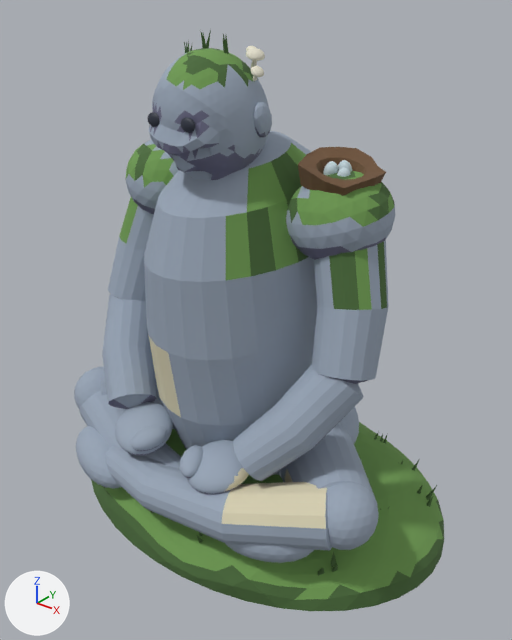
Two versions of the glTF model emmag-world/public/models/giant_lotus.glb, one commit apart.
Both versions are drawn from a 50 mm camera at (5.89, -7.33, 7.54) aimed at (0.14, -0.14, 3.08). Lighting does not change. The marker at lower left points along +X, +Y and +Z. The older version comes first. Vertices at exactly the same position are counted once.

In view in the first picture: 'SleepingGiant' and 2 more.
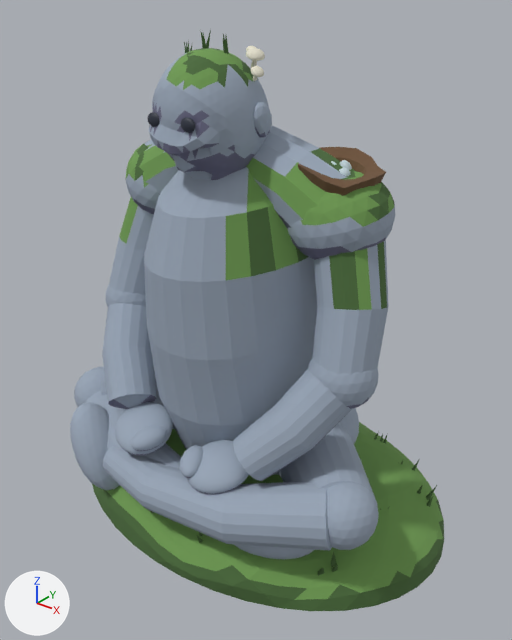
Location of each change, [x1, y1, x2, y2] in pixels of the pictures (512 x 640 px):
'SleepingGiant', reshaped: before [74, 30, 444, 611]; after [70, 30, 444, 611]
part 1 of me_sleepinggiantmesh, rebuilt: before [76, 426, 121, 489]; after [70, 402, 119, 490]
part 2 of me_sleepinggiantmesh, rebuilt: before [225, 543, 314, 563]; after [235, 545, 314, 559]
part 3 of me_sleepinggiantmesh, added: after [308, 358, 378, 409]
part 4 of me_sleepinggiantmesh, added: after [106, 285, 146, 307]
part 5 of me_sleepinggiantmesh, added: after [139, 144, 178, 195]
part 6 of me_sleepinggiantmesh, added: after [246, 126, 357, 229]
part 7 of me_sleepinggiantmesh, built on: before [128, 30, 389, 252]; after [223, 38, 256, 68]
part 8 of me_sleepinggiantmesh, recoloured: [149, 337, 327, 529] in both

Patch to the scene script:
```diff
--- a/emmag-world/public/models/giant_lotus.glb.py
+++ b/emmag-world/public/models/giant_lotus.glb.py
@@ me_sleepinggiantmesh @@
 # used by ob_sleepinggiant; location = (0.0, 0.0, 0.0)
-me_sleepinggiantmesh.from_pydata(...)  # 10228 vertices, 19999 faces; spans x -3.18..3.18, y -2.32..2.32, z 0.0..7.0
+me_sleepinggiantmesh.from_pydata(...)  # 10234 vertices, 19999 faces; spans x -3.18..3.18, y -2.32..2.32, z 0.0..7.0
+# me_sleepinggiantmesh part 1: the loose piece of 164 vertices spanning x -2.14..-0.82, y -2.25..-1.38, z 0.57..1.26 is rebuilt with 162 vertices and now spans x -2.04..-1.12, y -2.23..-1.44, z 0.44..1.67
+# me_sleepinggiantmesh part 2: the loose piece of 164 vertices spanning x 0.81..2.14, y -2.03..-1.14, z 0.57..1.28 is rebuilt with 162 vertices and now spans x 0.79..2.13, y -1.92..-1.03, z 0.53..1.24, in mat_stone (greyish blue #9aa7b8)
+# me_sleepinggiantmesh part 3: a new loose piece of 163 vertices spanning x 1.46..2.36, y -1.04..-0.17, z 2.59..3.47
+# me_sleepinggiantmesh part 4: a new loose piece of 162 vertices spanning x -2.36..-1.46, y -1.05..-0.16, z 2.58..3.46
+# me_sleepinggiantmesh part 5: a new loose piece of 151 vertices spanning x -1.7..-0.07, y -0.75..0.47, z 4.43..5.86
+# me_sleepinggiantmesh part 6: a new loose piece of 148 vertices spanning x 0.07..1.7, y -0.76..0.46, z 4.43..5.85
+# me_sleepinggiantmesh part 7: 33 vertices moved within x 0.33..1.35, y -0.76..-0.2, z 5.34..6.8; 546 vertices removed from x -2.02..2.07, y -1.47..0.42, z 4.33..6.81; 2 vertices added at x 0.2..0.6, y -0.75..-0.73, z 6.61..6.69
+# me_sleepinggiantmesh part 8: 221 faces spanning x -0.82..2.38, y -2.17..-0.82, z 0.91..3.22 switch from mat_lichen (beige #d9d2b4) to mat_stone (greyish blue #9aa7b8)
+# other edits to the shape of me_sleepinggiantmesh do not show in these pictures
 me_sleepinggiantmesh.materials.append(mat_stone_shadow)
```
